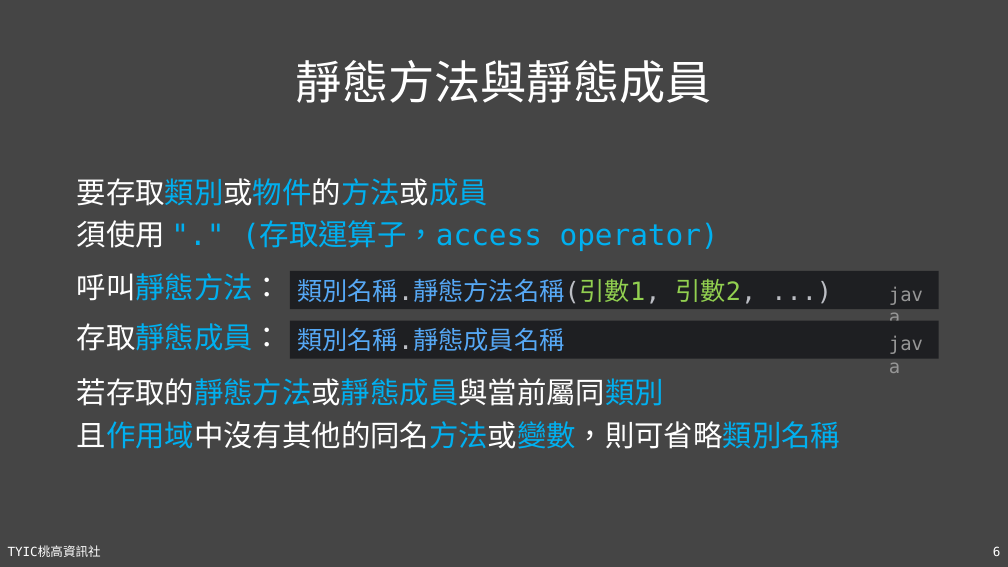
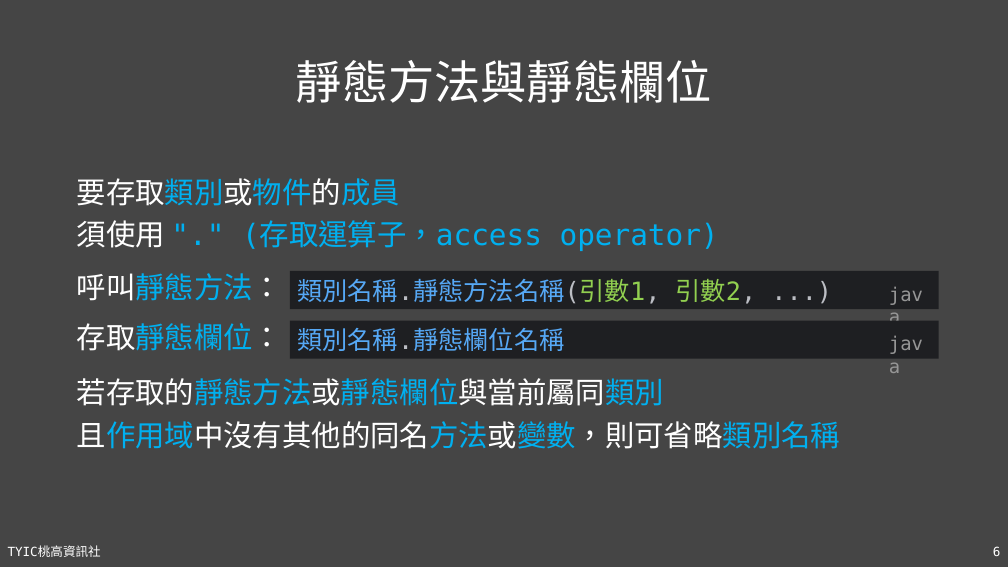
Before and after one commit to TYSHIC/slides, a slide deck: slide 6 of powerpoint/08_OOP與類別.pptx. Drawn at 1008x567 pixels with LibreOffice and Linux fonts; fonts in the diff are those of the drawing. Boxes give left, top, right and bottom in pixels: in the first picture for what was removed or moved away, otherwise in the second. Text is boxed around its words. In the diff, an @@ line names an element or a change of style, - is before the commit and + after.

```diff
--- a/powerpoint/08_OOP與類別.pptx
+++ b/powerpoint/08_OOP與類別.pptx
@@ title at (296, 60, 712, 103): text changed @@
-靜態方法與靜態成員
+靜態方法與靜態欄位
@@ text at (77, 178, 400, 206): text changed @@
-要存取類別或物件的方法或成員
+要存取類別或物件的成員
@@ text at (77, 323, 283, 351): text changed @@
-存取靜態成員：
+存取靜態欄位：
@@ text in rectangle at (297, 328, 564, 351): text changed @@
-類別名稱.靜態成員名稱
+類別名稱.靜態欄位名稱
@@ text at (77, 378, 664, 406): text changed @@
-若存取的靜態方法或靜態成員與當前屬同類別
+若存取的靜態方法或靜態欄位與當前屬同類別
```
Also in this commit, not shown: 11 other slides changed, 7 slides added, 9 other files.
